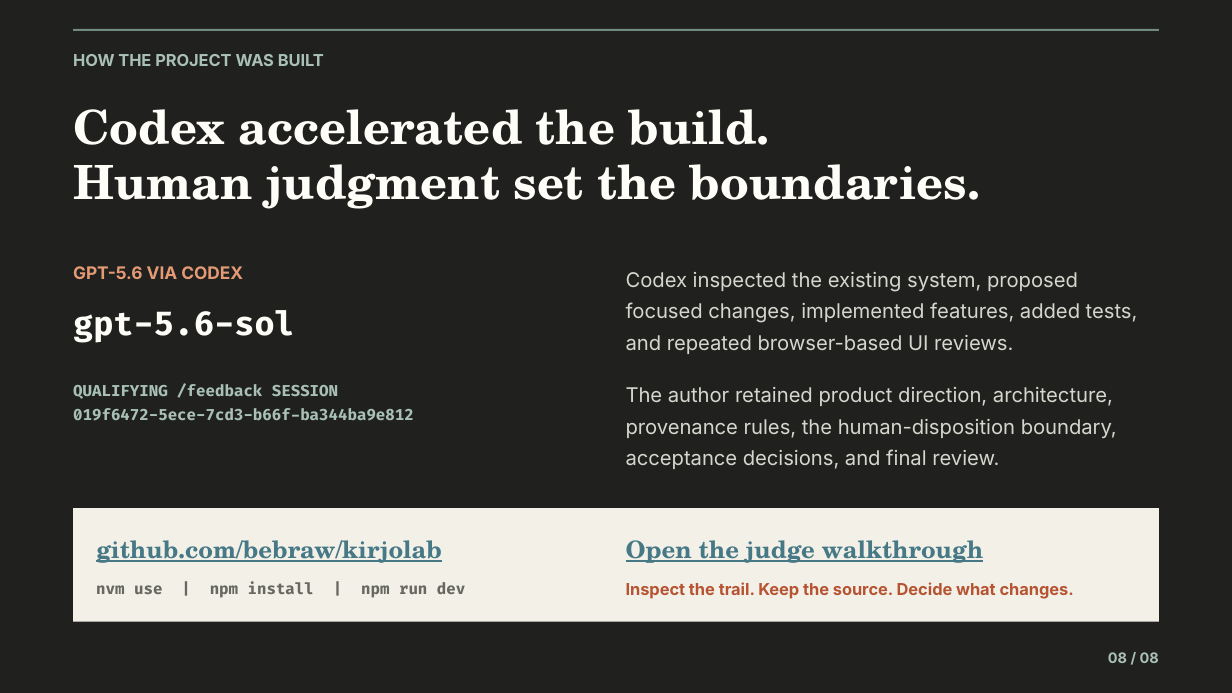
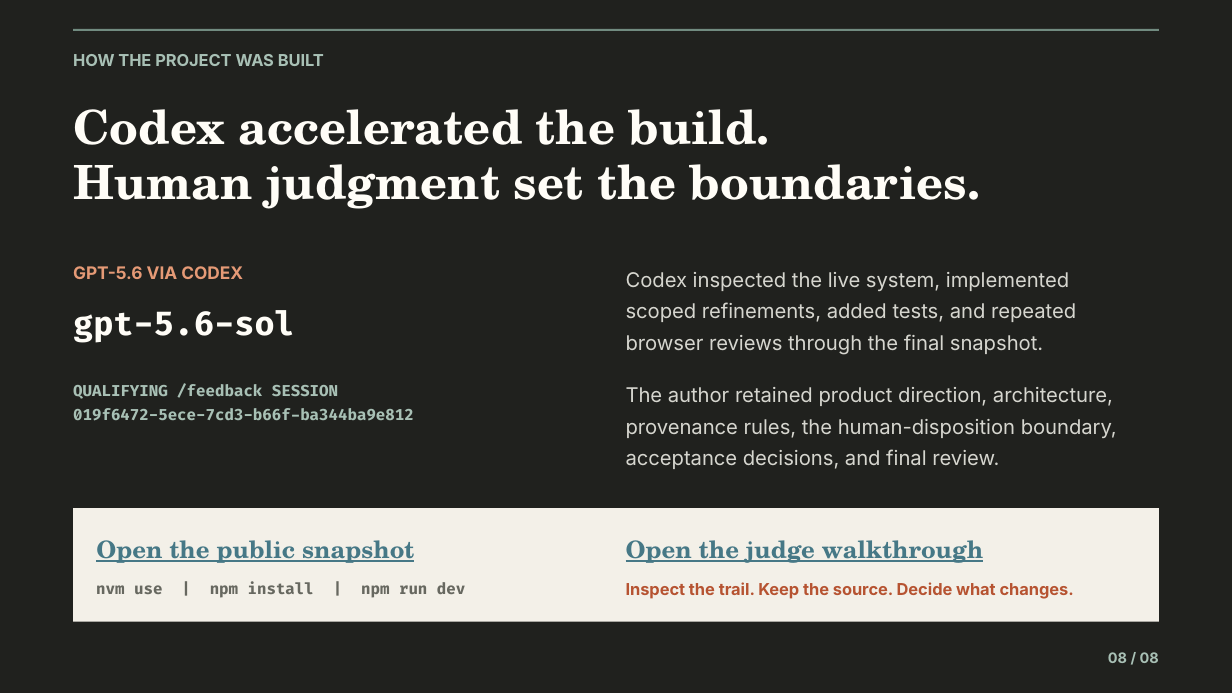
Before and after one commit to bebraw/kirjolab, a slide deck: slide 8 of docs/build-week-2026-judge-brief.pptx. Drawn at 1232x693 pixels with LibreOffice and Linux fonts; fonts in the diff are those of the drawing. Boxes give left, top, right and bottom in pixels: in the first picture for what was removed or moved away, otherwise in the second. Text is boxed around its words. In the diff, an @@ line names an element or a change of style, - is before the commit and + after.

```diff
--- a/docs/build-week-2026-judge-brief.pptx
+++ b/docs/build-week-2026-judge-brief.pptx
@@ text at <box>626,272,1076,355</box>: text changed @@
-Codex inspected the existing system, proposed focused changes, implemented features, added tests, and repeated browser-based UI reviews.
+Codex inspected the live system, implemented scoped refinements, added tests, and repeated browser reviews through the final snapshot.
@@ text at <box>96,540,414,563</box>: text changed @@
-github.com/bebraw/kirjolab
+Open the public snapshot
```
Also in this commit, not shown: 3 other slides changed, 7 other files.
